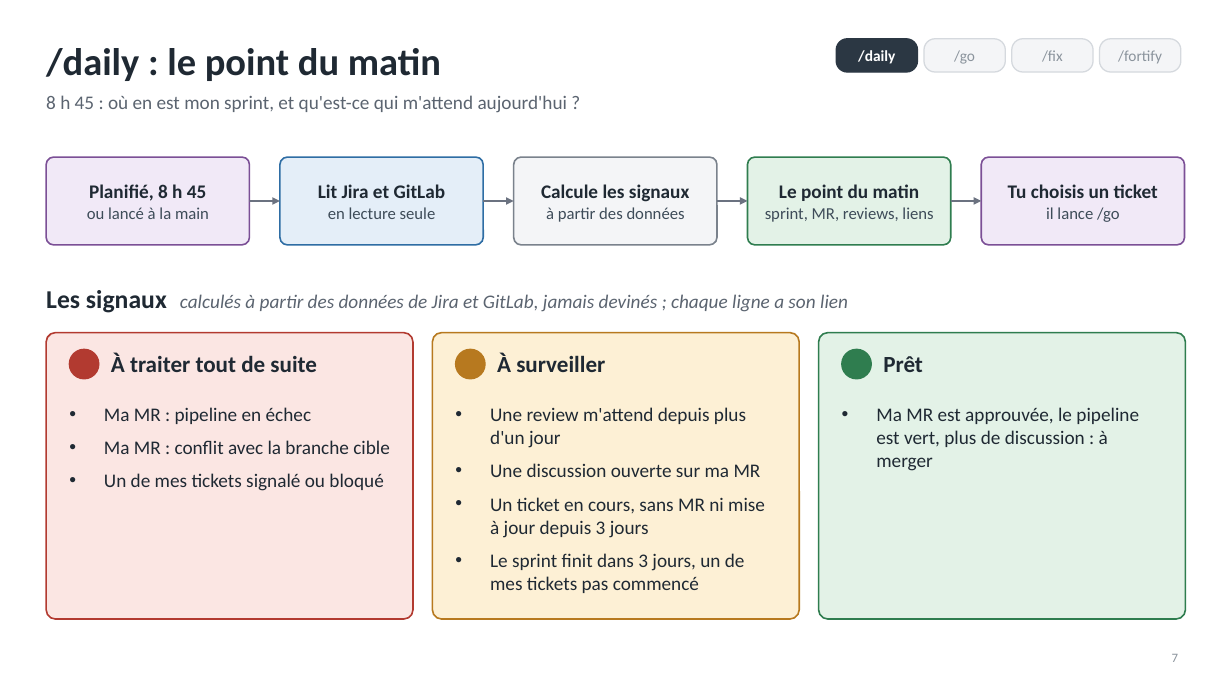
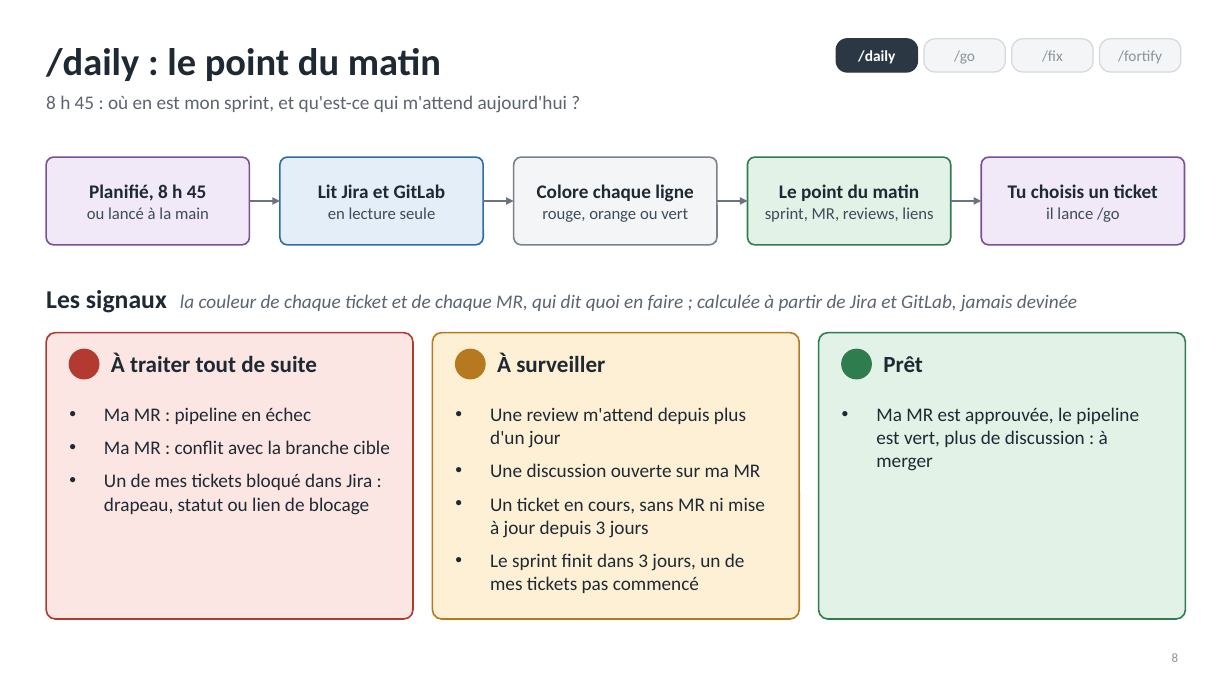
Before and after one commit to RabieDerouiche/OpenRDCode, a slide deck: slide 8 of opencode-v2/docs/presentation-tech-leads.pptx (slide 7 before the commit). Drawn at 1232x693 pixels with LibreOffice and Linux fonts; fonts in the diff are those of the drawing. Boxes give left, top, right and bottom in pixels: in the first picture for what was removed or moved away, otherwise in the second. Text is boxed around its words. In the diff, an @@ line names an element or a change of style, - is before the commit and + after.

```diff
--- a/opencode-v2/docs/presentation-tech-leads.pptx
+++ b/opencode-v2/docs/presentation-tech-leads.pptx
@@ text in rounded rectangle at box(537, 184, 694, 222): text changed; size 15 to 13 pt; text colour #1F2933 to #3E4C59; bold off @@
-Calcule les signaux
-à partir des données
+Colore chaque ligne
+rouge, orange ou vert
@@ text at box(46, 290, 1077, 313): text changed @@
-Les signaux calculés à partir des données de Jira et GitLab, jamais devinés ; chaque ligne a son lien
+Les signaux la couleur de chaque ticket et de chaque MR, qui dit quoi en faire ; calculée à partir de Jira et GitLab, jamais devinée
@@ text at box(104, 473, 372, 515): text changed @@
-• Un de mes tickets signalé ou bloqué
+• Un de mes tickets bloqué dans Jira : drapeau, statut ou lien de blocage
@@ page number at box(1172, 653, 1178, 662): text changed @@
-7
+8
```
Also in this commit, not shown: 5 other slides changed, 1 slide added, 4 other files.
